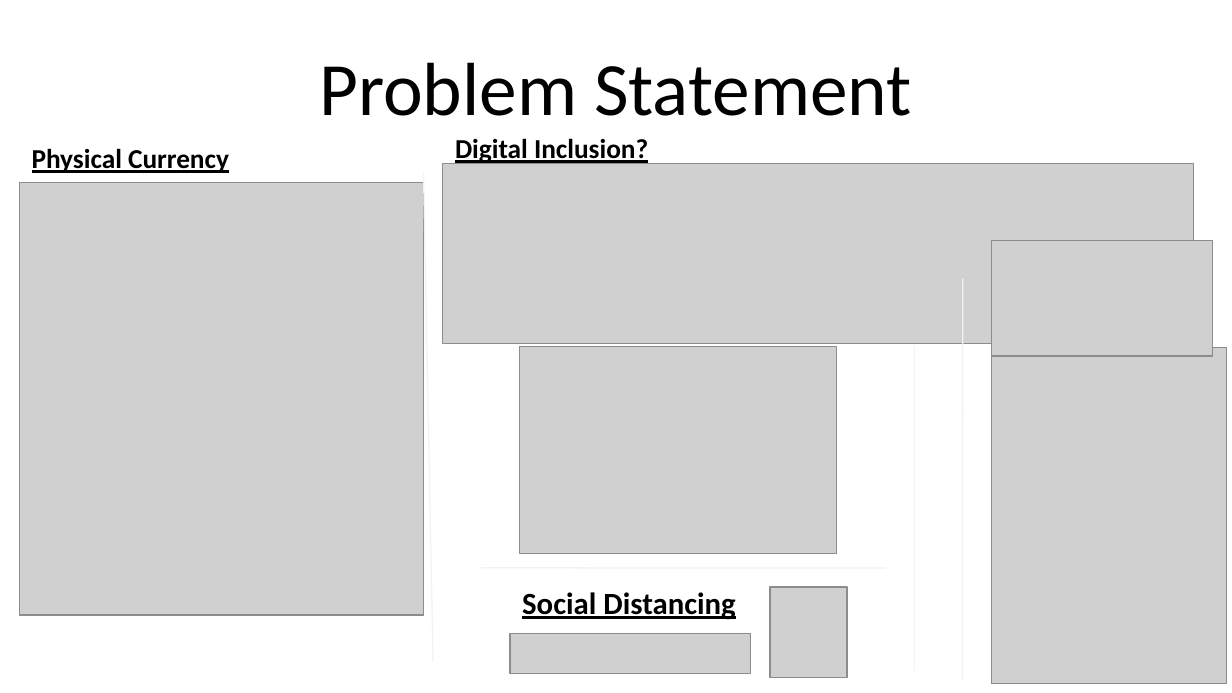
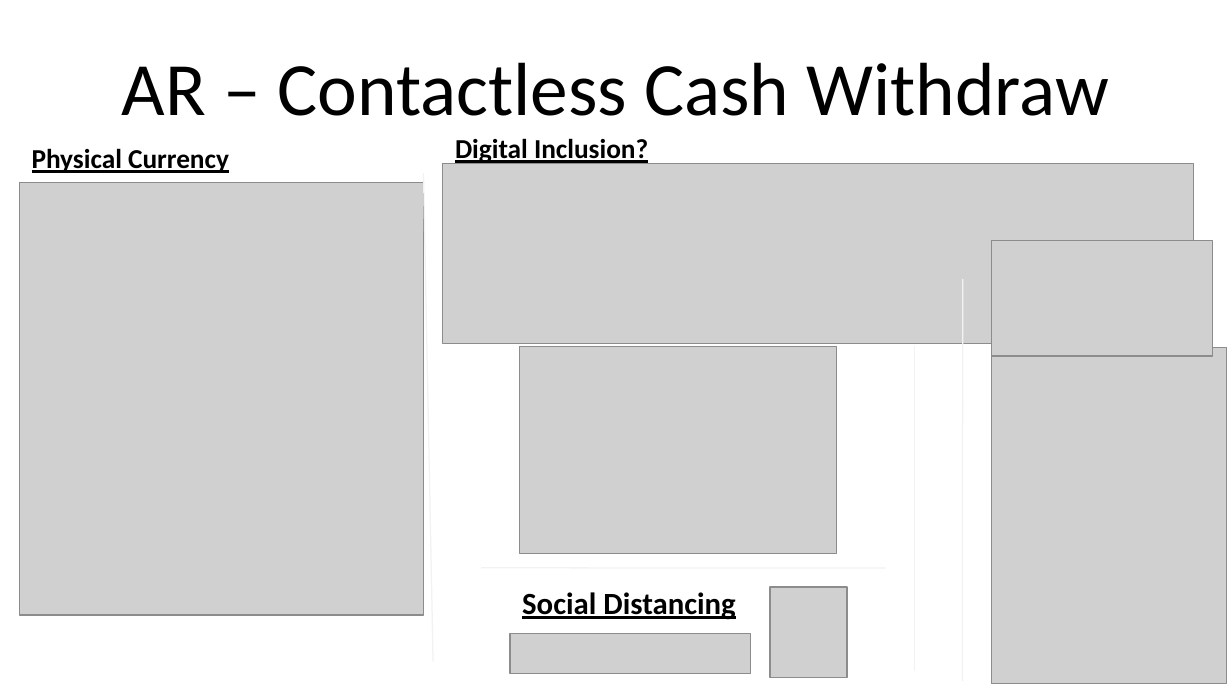
Before and after one commit to anbu992003/anbu992003.github.io, a slide deck: slide 2 of demo/AR_Digital_Inclusion.pptx. Drawn at 1232x693 pixels with LibreOffice and Linux fonts; fonts in the diff are those of the drawing; grey boxes stand for pictures. Boxes give left, top, right and bottom in pixels: in the first picture for what was removed or moved away, otherwise in the second. Text is boxed around its words. In the diff, an @@ line names an element or a change of style, - is before the commit and + after.

Commit message:
'final'

```diff
--- a/demo/AR_Digital_Inclusion.pptx
+++ b/demo/AR_Digital_Inclusion.pptx
@@ title at box(122, 62, 1109, 116): text changed @@
-Problem Statement
+AR – Contactless Cash Withdraw
```
Also in this commit, not shown: 1 other slide changed.
